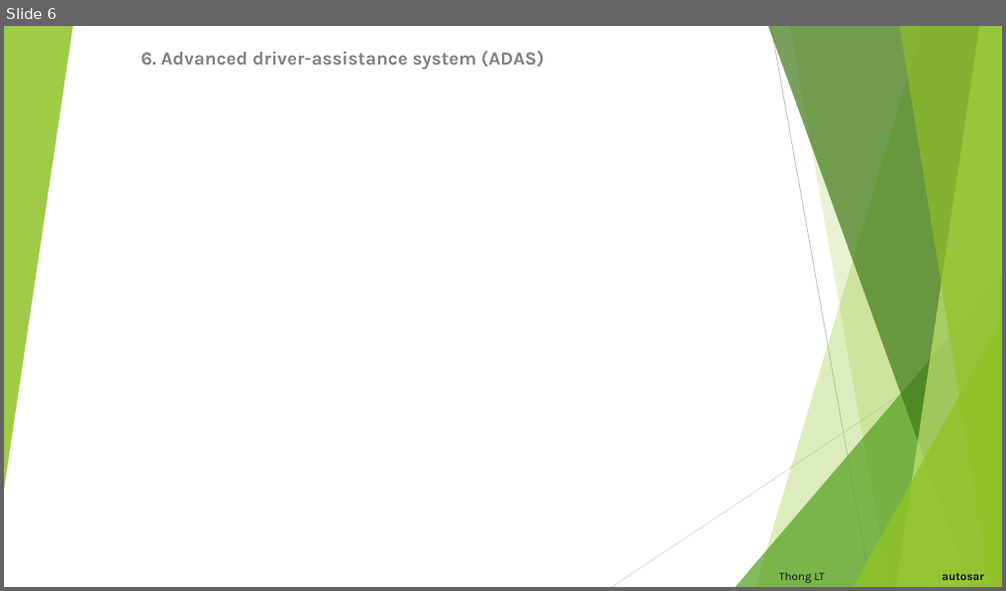
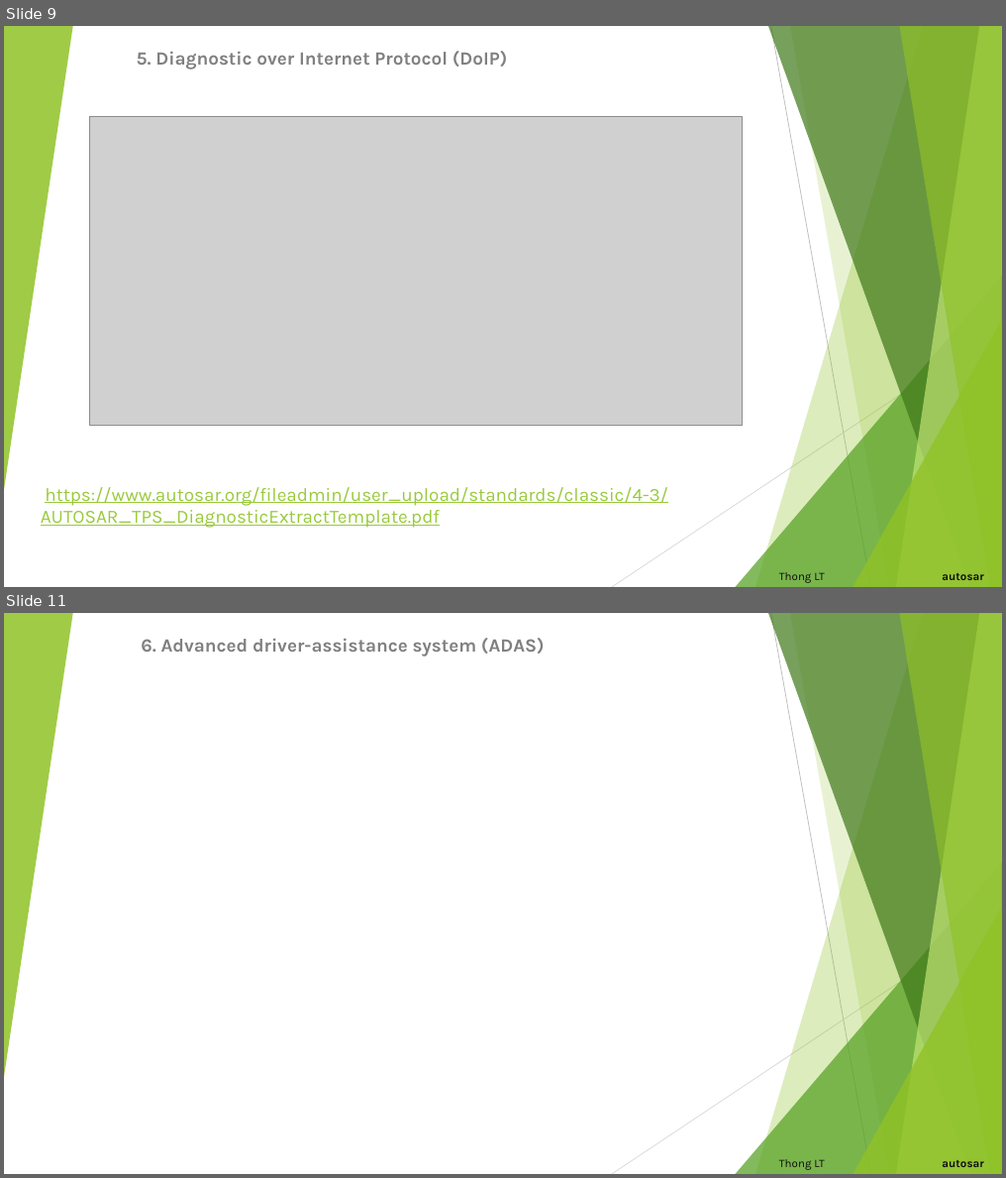
Before and after one commit to letrthong/autosar, a slide deck: Autosar.pptx. Shown one above the other, each under a label of ours: slide 6 before the commit, slides 9 and 11 after it; the slides between them are not shown. The pictures are 1006x591 and 1006x1178 pixels, drawn with LibreOffice and Linux fonts; fonts in the diff are those of the drawing; grey boxes stand for pictures. Boxes give left, top, right and bottom in pixels: in the first picture for what was removed or moved away, otherwise in the second. Text is boxed around its words. In the diff, an @@ line names an element or a change of style, - is before the commit and + after.

```diff
--- a/Autosar.pptx
+++ b/Autosar.pptx
@@ slide 9 added at <box>4,26,1002,587</box>, background #FFFFFF; not listed: 10 template elements that a slide beside it also shows @@
@@ subtitle added at <box>137,51,507,70</box>, 18 pt, text #808080, bold @@
+5. Diagnostic over Internet Protocol (DoIP)
@@ picture added at <box>89,117,743,426</box> @@
@@ text added at <box>41,487,668,528</box>, 18 pt, text #99CA3C, underline @@
+https://www.autosar.org/fileadmin/user_upload/standards/classic/4-3/AUTOSAR_TPS_DiagnosticExtractTemplate.pdf
@@ title added at <box>779,572,984,583</box>, 11 pt, text #0D0D0D @@
+Thong LT autosar
@@ what was slide 6 is now slide 11 @@
```
Also in this commit, not shown: 2 slides changed, 4 other slides added, 1 other file.
